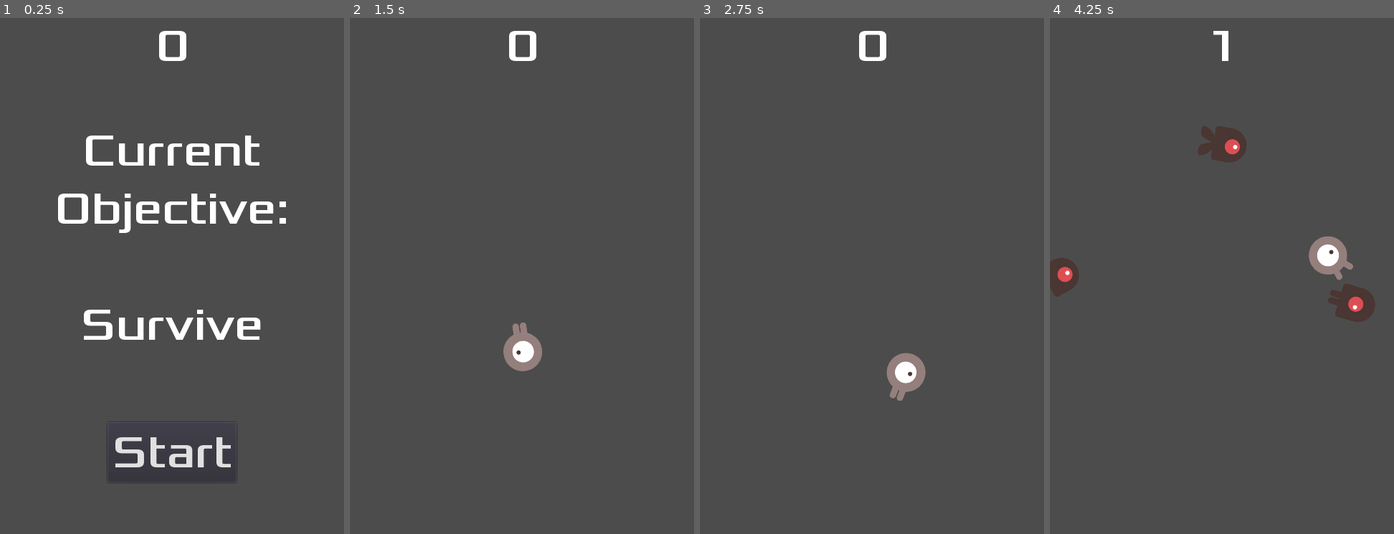
Above: before the commit, frames 1-4 (left to right).
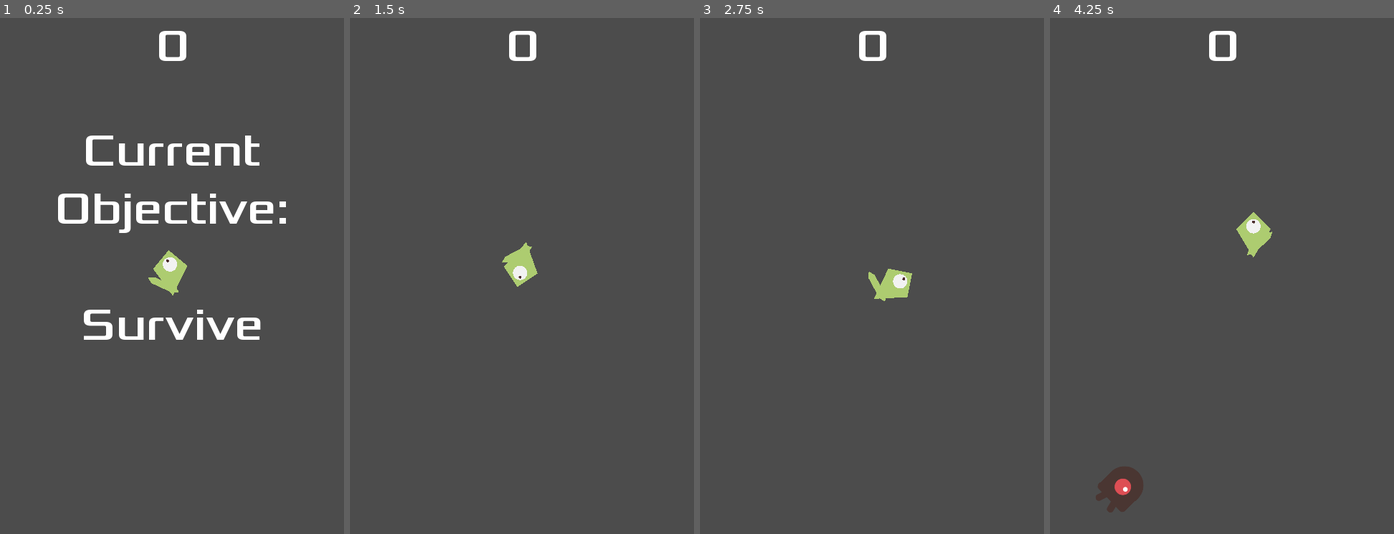
Above: after the commit, the same moments.

Repository: Beinsezii/dodge-rigidbody
Game: Godot game, scene res://src/Main.tscn
The game is run twice, just before and just after one commit, with the same random seed, the same clock (stepped at 60 frames per second) and the same inputs.
Inputs (mouse positions are in pixels of both pictures, inside the frame that each line leads up to):
- Up to frame 1 (0.25 s): no input
- Up to frame 2 (1.5 s): click (522, 451) at 0.5 s, where only the run before the commit has a clickable "Start"; click (522, 451) at 1.25 s, where only the run after the commit has a clickable "Start"
- Up to frame 3 (2.75 s): move the mouse to (947, 250) at 2.02 s; click (947, 250) at 2.17 s
- Up to frame 4 (4.25 s): move the mouse to (1153, 301) at 2.77 s; click (1153, 301) at 2.92 s; move the mouse to (1256, 162) at 3.52 s; click (1256, 162) at 3.67 s

The runs differ from the first frame. In frame 1, 1.3% of the frame differs, in the area x 33-68%, y 45-88%; in frame 2, 1.2%; in frame 3, 1.3%; in frame 4, 4.2%, in the area x 0-95%, y 2-96%.

Commit message:
Custom playermodel with WIP physics. Menu tweaks.
Playermodel is now a custom polygon model with some jank tail and fin
physics. All but the main tailpiece are currently hidden until better
physics are found.

Menu/main interaction restructured slightly. Should be impossible to
break timers now. Also playermodel on main menu cause it's nice.

Diff:
--- a/project.godot
+++ b/project.godot
@@ -29,13 +29,10 @@
 window/stretch/mode="2d"
 window/stretch/aspect="keep"
 
-[input]
+[layer_names]
 
-click={
-"deadzone": 0.5,
-"events": [ Object(InputEventMouseButton,"resource_local_to_scene":false,"resource_name":"","device":0,"alt":false,"shift":false,"control":false,"meta":false,"command":false,"button_mask":0,"position":Vector2( 0, 0 ),"global_position":Vector2( 0, 0 ),"factor":1.0,"button_index":1,"pressed":false,"doubleclick":false,"script":null)
- ]
-}
+2d_physics/layer_1="Player"
+2d_physics/layer_2="Mobs"
 
 [rendering]
 
--- a/src/Main.gd
+++ b/src/Main.gd
@@ -8,16 +8,13 @@
 # Called when the node enters the scene tree for the first time.
 func _ready():
 	randomize()
+	ready_game()
 
 
-func new_game():
-	player = Player.instance()
-	player.position = $StartPosition.position
-	add_child(player)
-	player.connect('dead', self, 'game_over')
+func start_game():
 	score = 0
 	$HUD.update_score(score)
-	$HUD.show_message("")
+	player.controllable = true
 	$StartTimer.start()
 
 
@@ -25,7 +22,18 @@
 	$ScoreTimer.stop()
 	$MobTimer.stop()
 	get_tree().call_group("mobs", "queue_free")
-	$HUD.show_game_over()
+	$HUD/Message.text = "game over"
+	$HUD/Message.show()
+	yield(get_tree().create_timer(1), "timeout")
+	ready_game()
+
+
+func ready_game():
+	player = Player.instance()
+	player.position = $StartPosition.position
+	player.controllable = false
+	add_child(player)
+	$HUD.show_new_game()
 
 
 func _on_MobTimer_timeout():
@@ -55,5 +63,7 @@
 
 func kill_area(body):
 	if body == player:
+		$StartTimer.stop()
 		player.kill()
 		player = null
+		game_over()
--- a/src/Main.tscn
+++ b/src/Main.tscn
@@ -28,7 +28,7 @@
 one_shot = true
 
 [node name="StartPosition" type="Position2D" parent="."]
-position = Vector2( 240, 450 )
+position = Vector2( 240, 350 )
 
 [node name="MobPath" type="Path2D" parent="."]
 curve = SubResource( 1 )
@@ -46,5 +46,5 @@
 [connection signal="timeout" from="MobTimer" to="." method="_on_MobTimer_timeout"]
 [connection signal="timeout" from="ScoreTimer" to="." method="_on_ScoreTimer_timeout"]
 [connection signal="timeout" from="StartTimer" to="." method="_on_StartTimer_timeout"]
-[connection signal="start_game" from="HUD" to="." method="new_game"]
+[connection signal="start_game" from="HUD" to="." method="start_game"]
 [connection signal="body_exited" from="LegalArea" to="." method="kill_area"]
--- a/src/hud/HUD.gd
+++ b/src/hud/HUD.gd
@@ -1,41 +1,34 @@
 extends CanvasLayer
 
 signal start_game
+signal game_ready
+
 
 # Called when the node enters the scene tree for the first time.
 func _ready():
-	pass # Replace with function body.
+	$Message.hide()
+	$StartButton.hide()
 
 
-func show_message(text):
-	$Message.text = text
-	$Message.show()
-	$MessageTimer.start()
-
-
-func show_game_over():
-	show_message("game over")
-	# Wait until the MessageTimer has counted down.
-	yield($MessageTimer, "timeout")
-
+func show_new_game():
 	$Message.text = "Current\nObjective:\n\nSurvive"
 	$Message.show()
 	# Make a one-shot timer and wait for it to finish.
 	yield(get_tree().create_timer(1), "timeout")
 	$StartButton.show()
+	emit_signal("game_ready")
+
 
 func update_score(score):
 	$ScoreCounter.text = str(score)
+
 
 # Called every frame. 'delta' is the elapsed time since the previous frame.
 #func _process(delta):
 #	pass
 
 
-func _on_MessageTimer_timeout():
-	$Message.hide()
-
-
 func _on_StartButton_pressed():
 	$StartButton.hide()
+	$Message.hide()
 	emit_signal("start_game")
--- a/src/hud/HUD.tscn
+++ b/src/hud/HUD.tscn
@@ -2,9 +2,6 @@
 
 [ext_resource path="res://src/hud/HUD.gd" type="Script" id=1]
 [ext_resource path="res://src/hud/Xolonium-Regular.ttf" type="DynamicFontData" id=2]
-
-
-
 
 [sub_resource type="DynamicFont" id=1]
 size = 64
@@ -62,9 +59,4 @@
 __meta__ = {
 "_edit_use_anchors_": false
 }
-
-[node name="MessageTimer" type="Timer" parent="."]
-wait_time = 2.0
-one_shot = true
 [connection signal="pressed" from="StartButton" to="." method="_on_StartButton_pressed"]
-[connection signal="timeout" from="MessageTimer" to="." method="_on_MessageTimer_timeout"]
--- a/src/mob/Mob.gd
+++ b/src/mob/Mob.gd
@@ -4,23 +4,24 @@
 export var max_speed = 20
 export var min_curve = 0.0
 export var max_curve = 0.25
-export var min_scale = 0.1
-export var max_scale = 2.0
+export var min_scale = 0.5
+export var max_scale = 1.5
 var speed = 1
 var curve = 0
 
 # Called when the node enters the scene tree for the first time.
 func _ready():
-	var mob_types = $AnimatedSprite.frames.get_animation_names()
-	$AnimatedSprite.animation = mob_types[randi() % mob_types.size()]
+	var mob_types = $CollisionShape2D/AnimatedSprite.frames.get_animation_names()
+	$CollisionShape2D/AnimatedSprite.animation = mob_types[randi() % mob_types.size()]
 	speed = rand_range(min_speed, max_speed)
 	curve = clamp(
 		rand_range(min_curve, pow(max_curve, 2)),
 		0, 1
 		)
 	if randi()%2: curve = -curve
-	#var newscale = rand_range(min_scale, max_scale)
-	#scale = Vector2(newscale, newscale)
+	var newscale = rand_range(min_scale, max_scale)
+	$CollisionShape2D.scale = Vector2(newscale, newscale)
+	mass *= pow(newscale, 2)
 
 # Called every frame. 'delta' is the elapsed time since the previous frame.
 #func _process(delta):
--- a/src/mob/Mob.tscn
+++ b/src/mob/Mob.tscn
@@ -8,14 +8,12 @@
 [ext_resource path="res://src/mob/enemySwimming_1.png" type="Texture" id=6]
 [ext_resource path="res://src/mob/Mob.gd" type="Script" id=7]
 
+[sub_resource type="CapsuleShape2D" id=2]
+radius = 24.1749
+height = 16.5033
 
 [sub_resource type="SpriteFrames" id=1]
 animations = [ {
-"frames": [ ExtResource( 6 ), ExtResource( 4 ) ],
-"loop": true,
-"name": "swim",
-"speed": 5.0
-}, {
 "frames": [ ExtResource( 3 ), ExtResource( 5 ) ],
 "loop": true,
 "name": "walk",
@@ -25,11 +23,12 @@
 "loop": true,
 "name": "fly",
 "speed": 5.0
+}, {
+"frames": [ ExtResource( 6 ), ExtResource( 4 ) ],
+"loop": true,
+"name": "swim",
+"speed": 5.0
 } ]
-
-[sub_resource type="CapsuleShape2D" id=2]
-radius = 24.1749
-height = 16.5033
 
 [node name="Mob" type="RigidBody2D" groups=[
 "mobs",
@@ -41,17 +40,17 @@
 "_edit_group_": true
 }
 
-[node name="AnimatedSprite" type="AnimatedSprite" parent="."]
-scale = Vector2( 0.5, 0.5 )
-frames = SubResource( 1 )
-animation = "walk"
-frame = 1
-playing = true
-
 [node name="CollisionShape2D" type="CollisionShape2D" parent="."]
 rotation = 1.5708
 shape = SubResource( 2 )
 
+[node name="AnimatedSprite" type="AnimatedSprite" parent="CollisionShape2D"]
+rotation = -1.5708
+scale = Vector2( 0.5, 0.5 )
+frames = SubResource( 1 )
+animation = "walk"
+playing = true
+
 [node name="VisibilityNotifier2D" type="VisibilityNotifier2D" parent="."]
 rect = Rect2( -30, -25, 60, 50 )
 [connection signal="screen_exited" from="VisibilityNotifier2D" to="." method="_on_VisibilityNotifier2D_screen_exited"]
--- a/src/player/Player.gd
+++ b/src/player/Player.gd
@@ -4,24 +4,26 @@
 
 export var speed: float = 25
 export var turn_speed: float = 0.5
-var screen_size
+var controllable: bool = true
 
 # Called when the node enters the scene tree for the first time.
-func _ready():
-	screen_size = get_viewport_rect().size
+# func _ready():
+	# pass
 
 
 # Called every frame. 'delta' is the elapsed time since the previous frame.
 func _process(delta):
-	$AnimatedSprite.speed_scale = min(3, linear_velocity.length() * 0.01)
+	$Body/Sclera.look_at(get_global_mouse_position())
 
 
 func kill():
 	emit_signal("dead")
+	controllable=false
 	sleeping=true
-	$AnimatedSprite.speed_scale = 1
-	$AnimatedSprite.animation = 'explode'
-	yield($AnimatedSprite, "animation_finished")
+	$Body.hide()
+	$Explosion.show()
+	$Explosion.play()
+	yield($Explosion, "animation_finished")
 	queue_free()
 
 
@@ -36,7 +38,7 @@
 	# Movement
 	var tf = state.transform
 	var lv_mod: Vector2 = Vector2()
-	if Input.is_mouse_button_pressed(1):
+	if Input.is_mouse_button_pressed(1) && controllable:
 		lv_mod += Vector2(speed, 0).rotated(tf.get_rotation())
 
 	look_towards(state, get_global_transform(), get_global_mouse_position())
--- a/src/player/Player.tscn
+++ b/src/player/Player.tscn
@@ -1,10 +1,6 @@
-[gd_scene load_steps=25 format=2]
-
-[ext_resource path="res://src/player/playerGrey_walk1.png" type="Texture" id=1]
-[ext_resource path="res://src/player/playerGrey_walk2.png" type="Texture" id=2]
+[gd_scene load_steps=27 format=2]
+
 [ext_resource path="res://src/player/Player.gd" type="Script" id=3]
-[ext_resource path="res://src/player/playerGrey_up1.png" type="Texture" id=4]
-[ext_resource path="res://src/player/playerGrey_up2.png" type="Texture" id=5]
 [ext_resource path="res://src/player/meme explosin/explosion-16.png" type="Texture" id=6]
 [ext_resource path="res://src/player/meme explosin/explosion-15.png" type="Texture" id=7]
 [ext_resource path="res://src/player/meme explosin/explosion-8.png" type="Texture" id=8]
@@ -23,28 +19,40 @@
 [ext_resource path="res://src/player/meme explosin/explosion-5.png" type="Texture" id=21]
 [ext_resource path="res://src/player/meme explosin/explosion-3.png" type="Texture" id=22]
 
-[sub_resource type="SpriteFrames" id=1]
+[sub_resource type="PhysicsMaterial" id=1]
+
+[sub_resource type="SphereMesh" id=2]
+radius = 10.0
+height = 20.0
+radial_segments = 32
+
+[sub_resource type="Gradient" id=3]
+offsets = PoolRealArray( 0 )
+colors = PoolColorArray( 0.95, 0.95, 0.95, 1 )
+
+[sub_resource type="GradientTexture" id=4]
+gradient = SubResource( 3 )
+
+[sub_resource type="SphereMesh" id=5]
+radius = 2.0
+height = 4.0
+radial_segments = 32
+
+[sub_resource type="Gradient" id=6]
+offsets = PoolRealArray( 0 )
+colors = PoolColorArray( 0.3, 0.18, 0.18, 1 )
+
+[sub_resource type="GradientTexture" id=7]
+gradient = SubResource( 6 )
+
+[sub_resource type="SpriteFrames" id=8]
 animations = [ {
-"frames": [ ExtResource( 4 ), ExtResource( 5 ) ],
-"loop": true,
-"name": "up",
-"speed": 5.0
-}, {
-"frames": [ ExtResource( 1 ), ExtResource( 2 ) ],
-"loop": true,
-"name": "walk",
-"speed": 5.0
-}, {
 "frames": [ ExtResource( 14 ), ExtResource( 20 ), ExtResource( 21 ), ExtResource( 19 ), ExtResource( 22 ), ExtResource( …(213 unchanged characters)…
 "loop": false,
 "name": "explode",
 "speed": 30.0
 } ]
 
-[sub_resource type="CapsuleShape2D" id=2]
-radius = 27.0
-height = 13.0
-
 [node name="Player" type="RigidBody2D"]
 gravity_scale = 0.0
 can_sleep = false
@@ -52,16 +60,175 @@
 angular_damp = 5.0
 script = ExtResource( 3 )
 __meta__ = {
-"_edit_group_": true
-}
-
-[node name="AnimatedSprite" type="AnimatedSprite" parent="."]
-rotation = 1.5708
-scale = Vector2( 0.5, 0.5 )
-frames = SubResource( 1 )
-animation = "walk"
-playing = true
-
-[node name="CollisionShape2D" type="CollisionShape2D" parent="."]
-rotation = 1.5708
-shape = SubResource( 2 )
+"_edit_group_": true,
+"_edit_lock_": true
+}
+
+[node name="Body" type="Polygon2D" parent="."]
+position = Vector2( -4, 0 )
+color = Color( 0.678431, 0.8, 0.439216, 1 )
+polygon = PoolVector2Array( 4, -24, 28, -1.90735e-06, 4, 24, -36, -1.90735e-06 )
+
+[node name="FinBodyPin" type="PinJoint2D" parent="Body"]
+visible = false
+position = Vector2( -12, -12 )
+node_a = NodePath("../..")
+node_b = NodePath("Body")
+softness = 4.0
+__meta__ = {
+"_editor_description_": ""
+}
+
+[node name="Body" type="RigidBody2D" parent="Body/FinBodyPin"]
+collision_layer = 0
+collision_mask = 0
+mass = 0.02
+gravity_scale = 0.0
+can_sleep = false
+__meta__ = {
+"_editor_description_": ""
+}
+
+[node name="Polygon" type="Polygon2D" parent="Body/FinBodyPin/Body"]
+scale = Vector2( 0.5, 0.35 )
+color = Color( 0.678431, 0.8, 0.439216, 1 )
+polygon = PoolVector2Array( 4, -8, 12, 0, 4, 8, -28, 8, -36, 0, -28, -8 )
+
+[node name="Collision" type="CollisionPolygon2D" parent="Body/FinBodyPin/Body"]
+position = Vector2( -1.95, 0 )
+scale = Vector2( 0.5, 0.35 )
+polygon = PoolVector2Array( 8, -8, 16, 0, 8, 8, -24, 8, -32, 0, -24, -8, 8, -8 )
+
+[node name="FinBodyPin2" type="PinJoint2D" parent="Body"]
+visible = false
+position = Vector2( -12, 12 )
+node_a = NodePath("../..")
+node_b = NodePath("Body")
+softness = 4.0
+__meta__ = {
+"_editor_description_": ""
+}
+
+[node name="Body" type="RigidBody2D" parent="Body/FinBodyPin2"]
+collision_layer = 0
+collision_mask = 0
+mass = 0.02
+gravity_scale = 0.0
+can_sleep = false
+__meta__ = {
+"_editor_description_": ""
+}
+
+[node name="Polygon" type="Polygon2D" parent="Body/FinBodyPin2/Body"]
+scale = Vector2( 0.5, 0.35 )
+color = Color( 0.678431, 0.8, 0.439216, 1 )
+polygon = PoolVector2Array( 4, -8, 12, 0, 4, 8, -28, 8, -36, 0, -28, -8 )
+
+[node name="Collision" type="CollisionPolygon2D" parent="Body/FinBodyPin2/Body"]
+position = Vector2( -1.95, 0 )
+scale = Vector2( 0.5, 0.35 )
+polygon = PoolVector2Array( 8, -8, 16, 0, 8, 8, -24, 8, -32, 0, -24, -8, 8, -8 )
+
+[node name="TailRootBodyPin" type="PinJoint2D" parent="Body"]
+position = Vector2( -24, 0 )
+node_a = NodePath("../..")
+node_b = NodePath("Body")
+softness = 4.0
+
+[node name="Body" type="RigidBody2D" parent="Body/TailRootBodyPin"]
+collision_layer = 0
+collision_mask = 0
+mass = 0.05
+physics_material_override = SubResource( 1 )
+gravity_scale = 0.0
+can_sleep = false
+
+[node name="Polygon" type="Polygon2D" parent="Body/TailRootBodyPin/Body"]
+scale = Vector2( 1, 0.6 )
+color = Color( 0.678431, 0.8, 0.439216, 1 )
+polygon = PoolVector2Array( 4, -8, 12, 0, 4, 8, -28, 8, -36, 0, -28, -8 )
+
+[node name="Collision" type="CollisionPolygon2D" parent="Body/TailRootBodyPin/Body"]
+position = Vector2( -4, 0 )
+scale = Vector2( 1, 0.6 )
+polygon = PoolVector2Array( 8, -8, 16, 0, 8, 8, -24, 8, -32, 0, -24, -8, 8, -8 )
+
+[node name="EndRootPin" type="PinJoint2D" parent="Body/TailRootBodyPin/Body"]
+visible = false
+position = Vector2( -28, -4 )
+rotation = 0.785398
+node_a = NodePath("..")
+node_b = NodePath("Body")
+softness = 4.0
+__meta__ = {
+"_editor_description_": ""
+}
+
+[node name="Body" type="RigidBody2D" parent="Body/TailRootBodyPin/Body/EndRootPin"]
+collision_layer = 0
+collision_mask = 0
+mass = 0.01
+gravity_scale = 0.0
+can_sleep = false
+__meta__ = {
+"_editor_description_": ""
+}
+
+[node name="Polygon" type="Polygon2D" parent="Body/TailRootBodyPin/Body/EndRootPin/Body"]
+scale = Vector2( 0.35, 0.25 )
+color = Color( 0.678431, 0.8, 0.439216, 1 )
+polygon = PoolVector2Array( 4, -8, 12, 0, 4, 8, -28, 8, -36, 0, -28, -8 )
+
+[node name="Collision" type="CollisionPolygon2D" parent="Body/TailRootBodyPin/Body/EndRootPin/Body"]
+position = Vector2( -1.35, 0 )
+scale = Vector2( 0.35, 0.25 )
+polygon = PoolVector2Array( 8, -8, 16, 0, 8, 8, -24, 8, -32, 0, -24, -8, 8, -8 )
+
+[node name="EndRootPin2" type="PinJoint2D" parent="Body/TailRootBodyPin/Body"]
+visible = false
+position = Vector2( -28, 4 )
+rotation = -0.785398
+node_a = NodePath("..")
+node_b = NodePath("Body")
+softness = 4.0
+__meta__ = {
+"_editor_description_": ""
+}
+
+[node name="Body" type="RigidBody2D" parent="Body/TailRootBodyPin/Body/EndRootPin2"]
+collision_layer = 0
+collision_mask = 0
+mass = 0.01
+gravity_scale = 0.0
+can_sleep = false
+__meta__ = {
+"_editor_description_": ""
+}
+
+[node name="Polygon" type="Polygon2D" parent="Body/TailRootBodyPin/Body/EndRootPin2/Body"]
+scale = Vector2( 0.35, 0.25 )
+color = Color( 0.678431, 0.8, 0.439216, 1 )
+polygon = PoolVector2Array( 4, -8, 12, 0, 4, 8, -28, 8, -36, 0, -28, -8 )
+
+[node name="Collision" type="CollisionPolygon2D" parent="Body/TailRootBodyPin/Body/EndRootPin2/Body"]
+position = Vector2( -1.35, 0 )
+scale = Vector2( 0.35, 0.25 )
+polygon = PoolVector2Array( 8, -8, 16, 0, 8, 8, -24, 8, -32, 0, -24, -8, 8, -8 )
+
+[node name="Sclera" type="MeshInstance2D" parent="Body"]
+position = Vector2( 8, 0 )
+mesh = SubResource( 2 )
+texture = SubResource( 4 )
+
+[node name="Pupil" type="MeshInstance2D" parent="Body/Sclera"]
+position = Vector2( 6, 0 )
+mesh = SubResource( 5 )
+texture = SubResource( 7 )
+
+[node name="CollisionPolygon2D" type="CollisionPolygon2D" parent="."]
+polygon = PoolVector2Array( 0, -24, 24, 0, 0, 24, -40, 0, 0, -24 )
+
+[node name="Explosion" type="AnimatedSprite" parent="."]
+visible = false
+frames = SubResource( 8 )
+animation = "explode"
Binary file removed: src/player/playerGrey_up1.png
Not shown, removed: src/player/playerGrey_up1.png.import
Binary file removed: src/player/playerGrey_up2.png
Not shown, removed: src/player/playerGrey_up2.png.import
Binary file removed: src/player/playerGrey_walk1.png
Not shown, removed: src/player/playerGrey_walk1.png.import
Binary file removed: src/player/playerGrey_walk2.png
Not shown, removed: src/player/playerGrey_walk2.png.import
